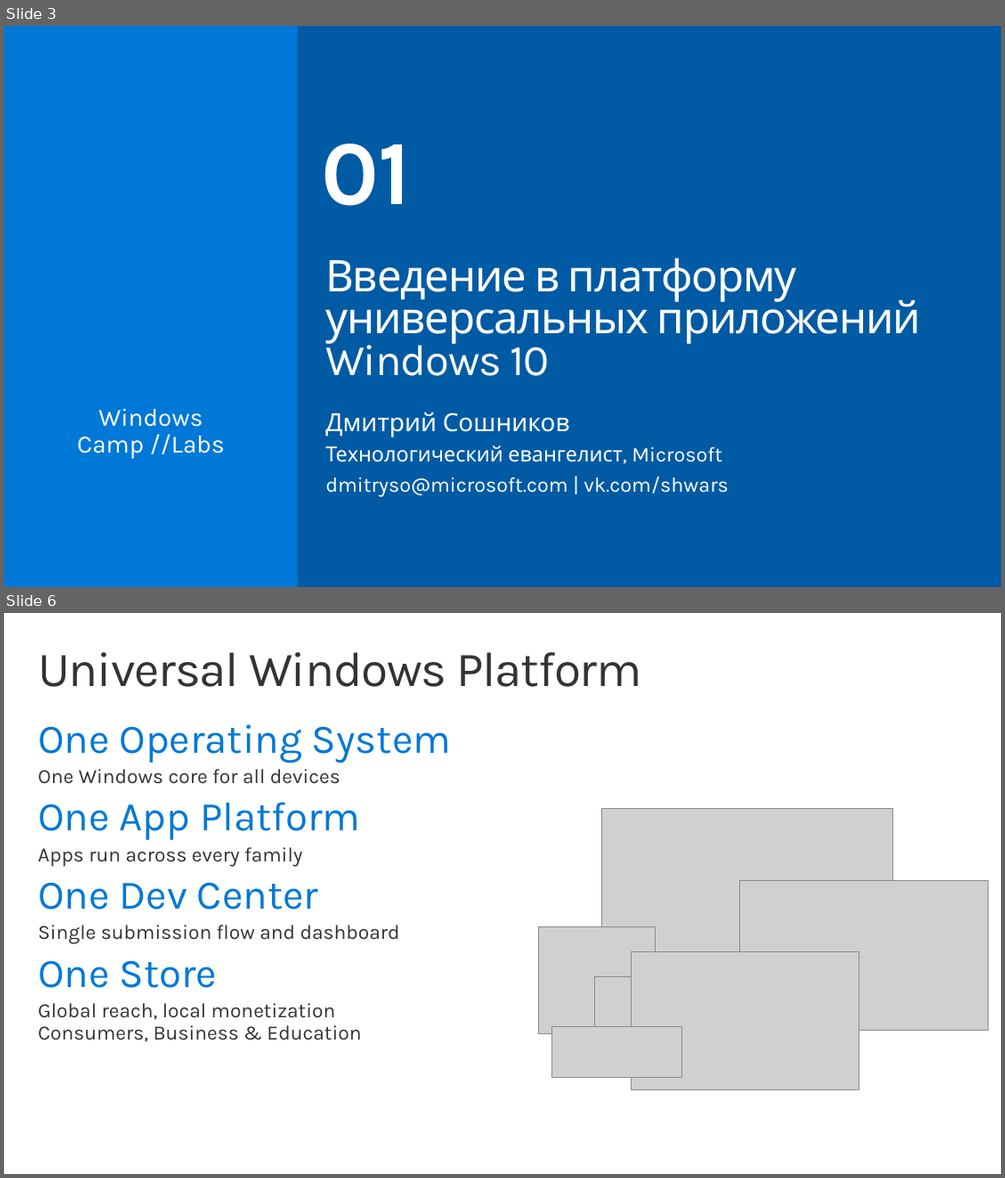
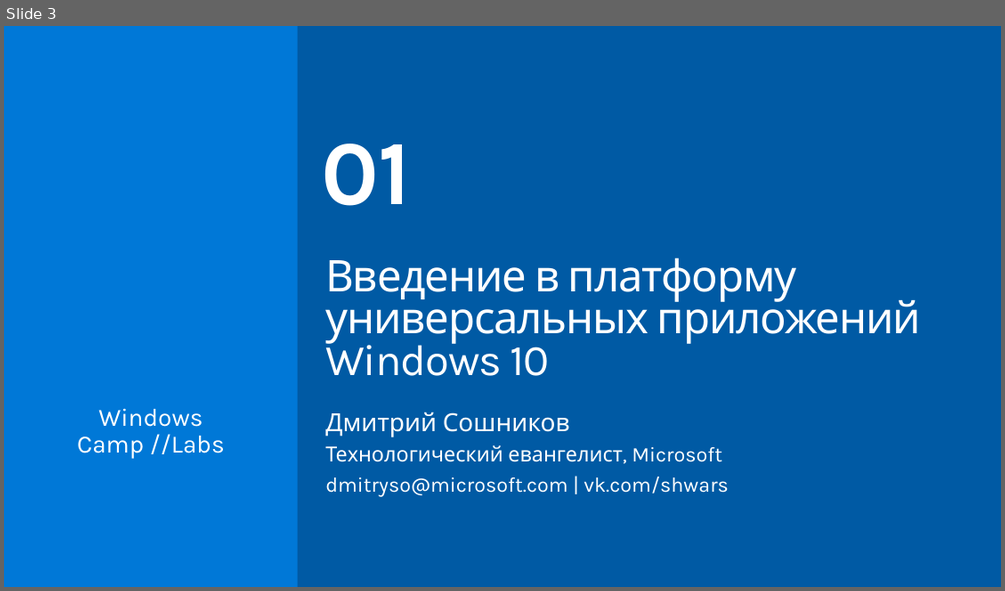
Before and after one commit to evangelism/WinDevWorkshop, a slide deck: !RU 01. Introduction/01. Intro to UWP.pptx. Shown one above the other, each under a label of ours: slides 3 and 6 before the commit, slide 3 after it; the slides between them are not shown. The pictures are 1005x1178 and 1005x591 pixels, drawn with LibreOffice and Linux fonts; fonts in the diff are those of the drawing; grey boxes stand for pictures; background and template pictures are left out. Boxes give left, top, right and bottom in pixels: in the first picture for what was removed or moved away, otherwise in the second. Text is boxed around its words. In the diff, an @@ line names an element or a change of style, - is before the commit and + after.

```diff
--- a/!RU 01. Introduction/01. Intro to UWP.pptx
+++ b/!RU 01. Introduction/01. Intro to UWP.pptx
@@ slide 6 removed at (4,613,1001,1174), background #FFFFFF @@
@@ title removed at (38,652,642,687) @@
-Universal Windows Platform
@@ text removed at (38,724,451,1042) @@
-One Operating System
-  One Windows core for all devices
-One App Platform
-  Apps run across every family
-One Dev Center
-  Single submission flow and dashboard
-One Store
-  Global reach, local monetization
-  Consumers, Business & Education
@@ group removed at (539,808,988,1089): 6 pictures @@
```
Also in this commit, not shown: 9 slides changed, 2 slides added, 1 other slide removed, 1 other file.
